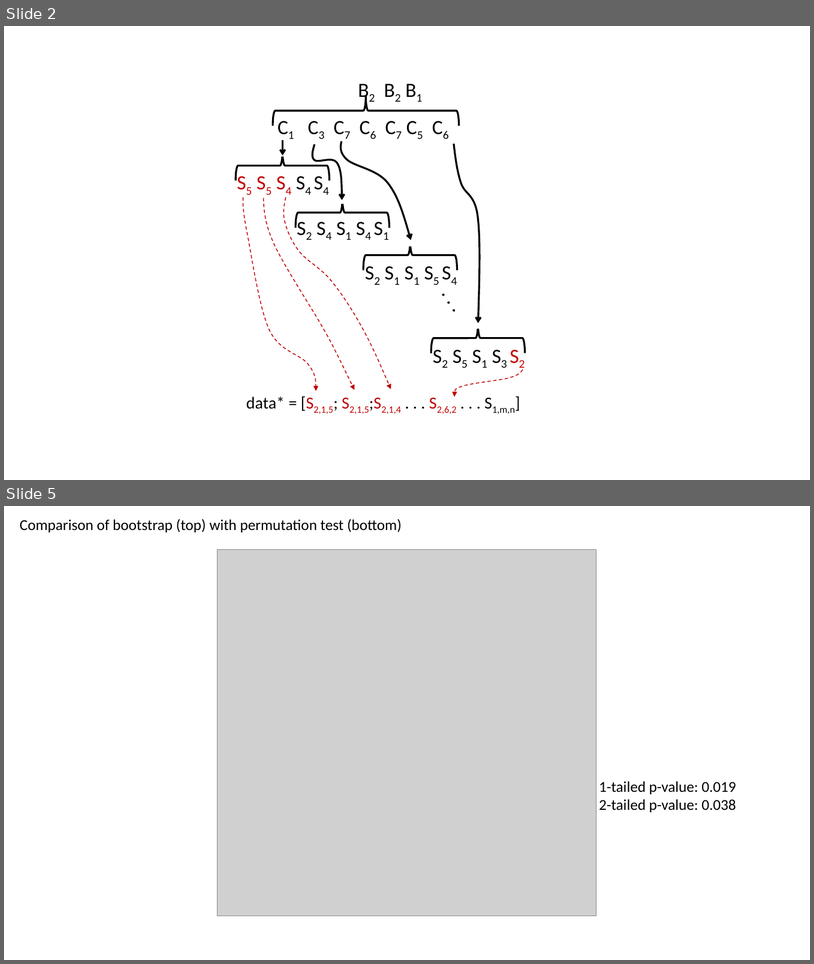
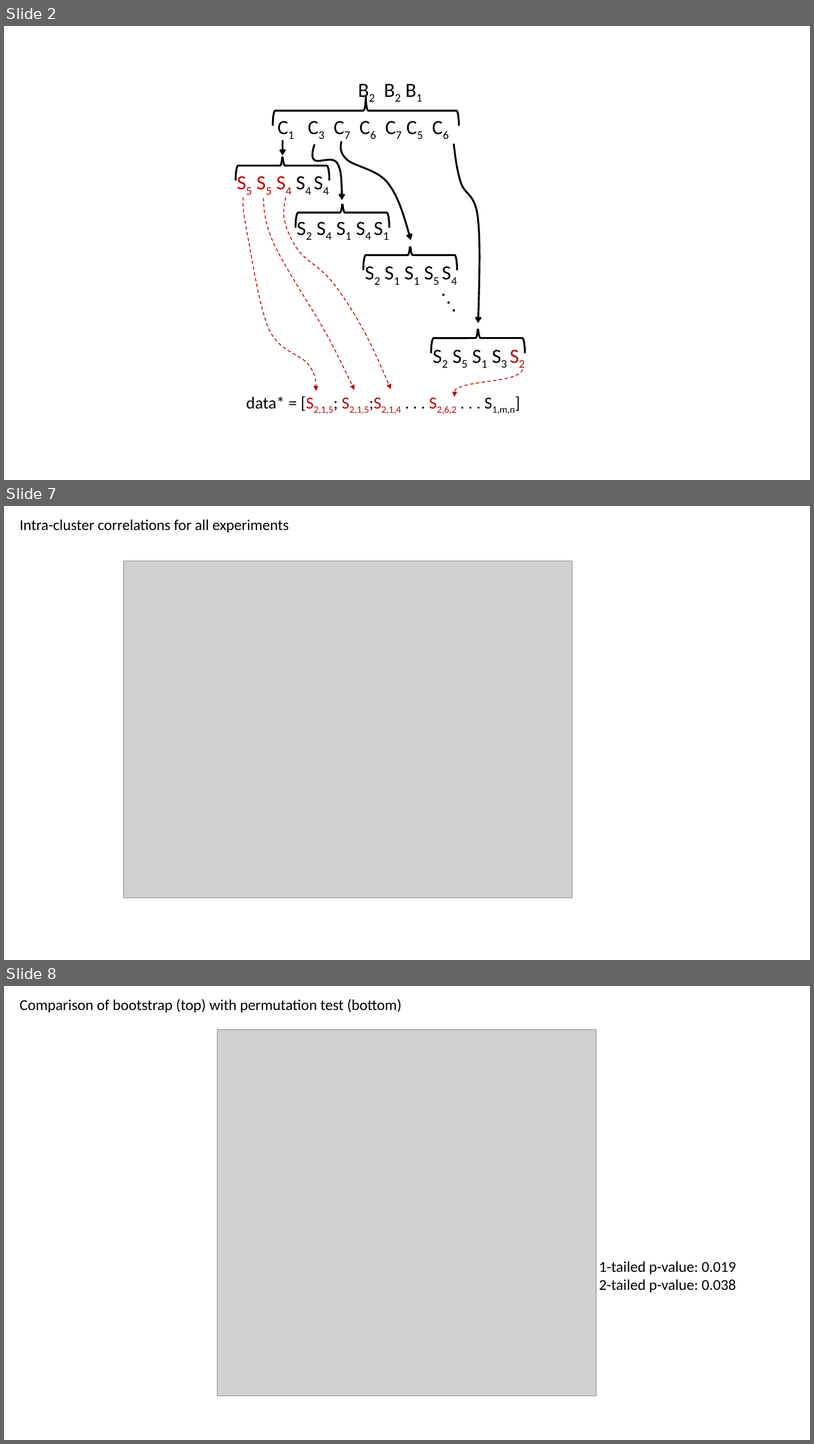
Before and after one commit to rickborn/Munc13-Paper, a slide deck: Results/hierarchical_bootstrap_figures.pptx. Shown one above the other, each under a label of ours: slides 2 and 5 before the commit, slides 2, 7 and 8 after it; the slides between them are not shown. The pictures are 814x964 and 814x1444 pixels, drawn with LibreOffice and Linux fonts; fonts in the diff are those of the drawing; grey boxes stand for pictures. Boxes give left, top, right and bottom in pixels: in the first picture for what was removed or moved away, otherwise in the second. Text is boxed around its words. In the diff, an @@ line names an element or a change of style, - is before the commit and + after.

Commit message:
ICC extended
New analyses and results (figures) for intra-cluster correlations in the Kaeser lab data.

```diff
--- a/Results/hierarchical_bootstrap_figures.pptx
+++ b/Results/hierarchical_bootstrap_figures.pptx
@@ slide 7 added at (x1=4, y1=506, x2=810, y2=960), background #FFFFFF @@
@@ text added at (x1=20, y1=519, x2=289, y2=532), 18 pt, text #000000 @@
+Intra-cluster correlations for all experiments
@@ picture added at (x1=124, y1=561, x2=573, y2=898) @@
@@ what was slide 5 is now slide 8 @@
```
Also in this commit, not shown: 2 slides changed, 3 other slides added, 1 slide removed, 5 other files.
